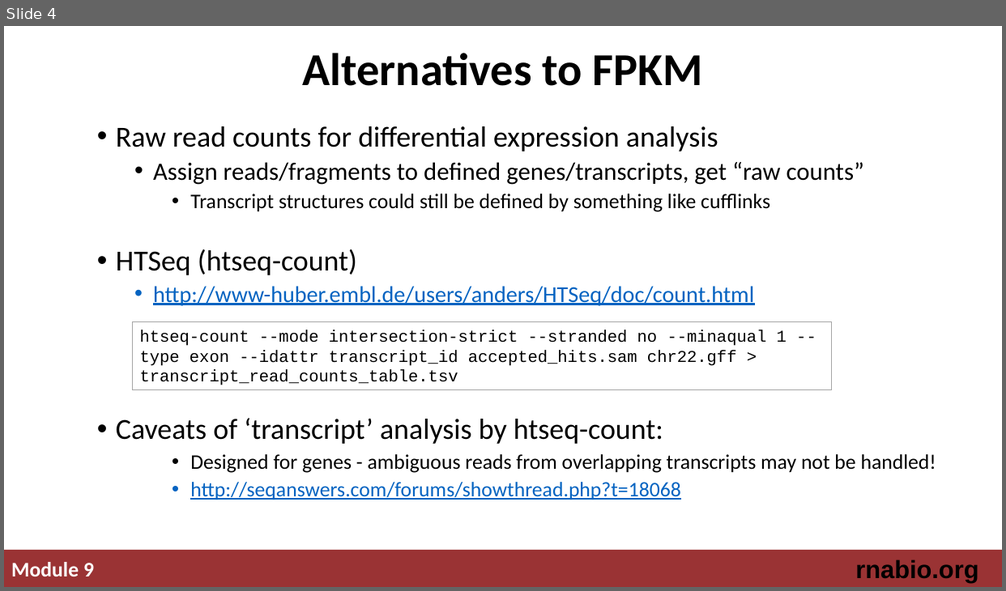
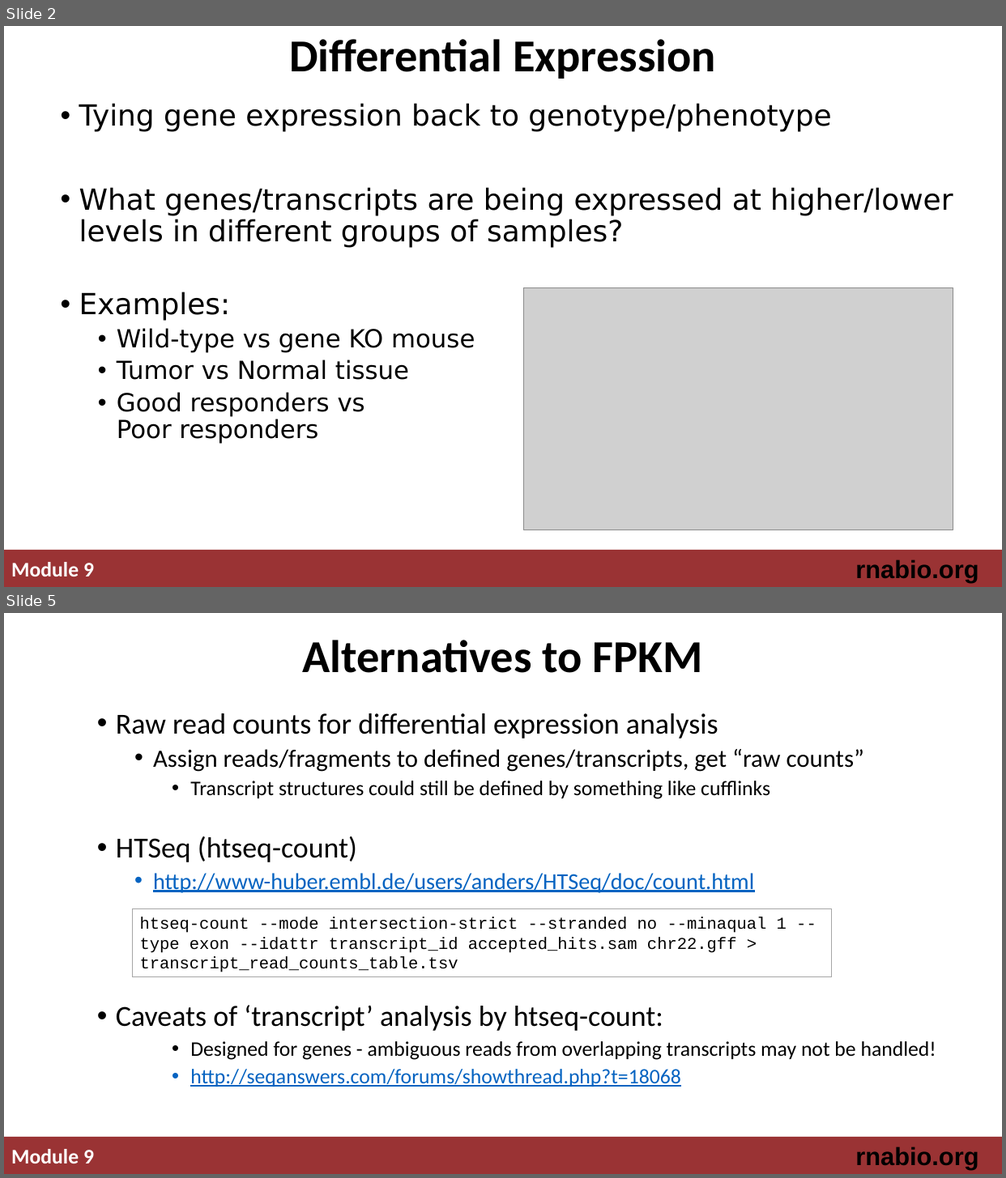
Before and after one commit to griffithlab/rnabio.org, a slide deck: assets/lectures/cbw-cshl/2019/mini/RNASeq_MiniLecture_09_03_DifferentialExpression.pptx. Shown one above the other, each under a label of ours: slide 4 before the commit, slides 2 and 5 after it; the slides between them are not shown. The pictures are 1006x591 and 1006x1178 pixels, drawn with LibreOffice and Linux fonts; fonts in the diff are those of the drawing; grey boxes stand for pictures. Boxes give left, top, right and bottom in pixels: in the first picture for what was removed or moved away, otherwise in the second. Text is boxed around its words. In the diff, an @@ line names an element or a change of style, - is before the commit and + after.

```diff
--- a/assets/lectures/cbw-cshl/2019/mini/RNASeq_MiniLecture_09_03_DifferentialExpression.pptx
+++ b/assets/lectures/cbw-cshl/2019/mini/RNASeq_MiniLecture_09_03_DifferentialExpression.pptx
@@ slide 2 added at [4,26,1002,587], background #FFFFFF; not listed: 3 template elements that a slide beside it also shows @@
@@ title added at [289,39,716,79], 44 pt, text #000000, bold @@
+Differential Expression
@@ text added at [79,103,953,444], 28 pt, text #000000 @@
+• Tying gene expression back to genotype/phenotype
+• What genes/transcripts are being expressed at higher/lower levels in different groups of samples?
+• Examples:
+  • Wild-type vs gene KO mouse
+  • Tumor vs Normal tissue
+  • Good responders vs
+    Poor responders
@@ picture added at [524,288,953,531] @@
@@ what was slide 4 is now slide 5 @@
```
Also in this commit, not shown: 2 slides changed, 4 other files.
